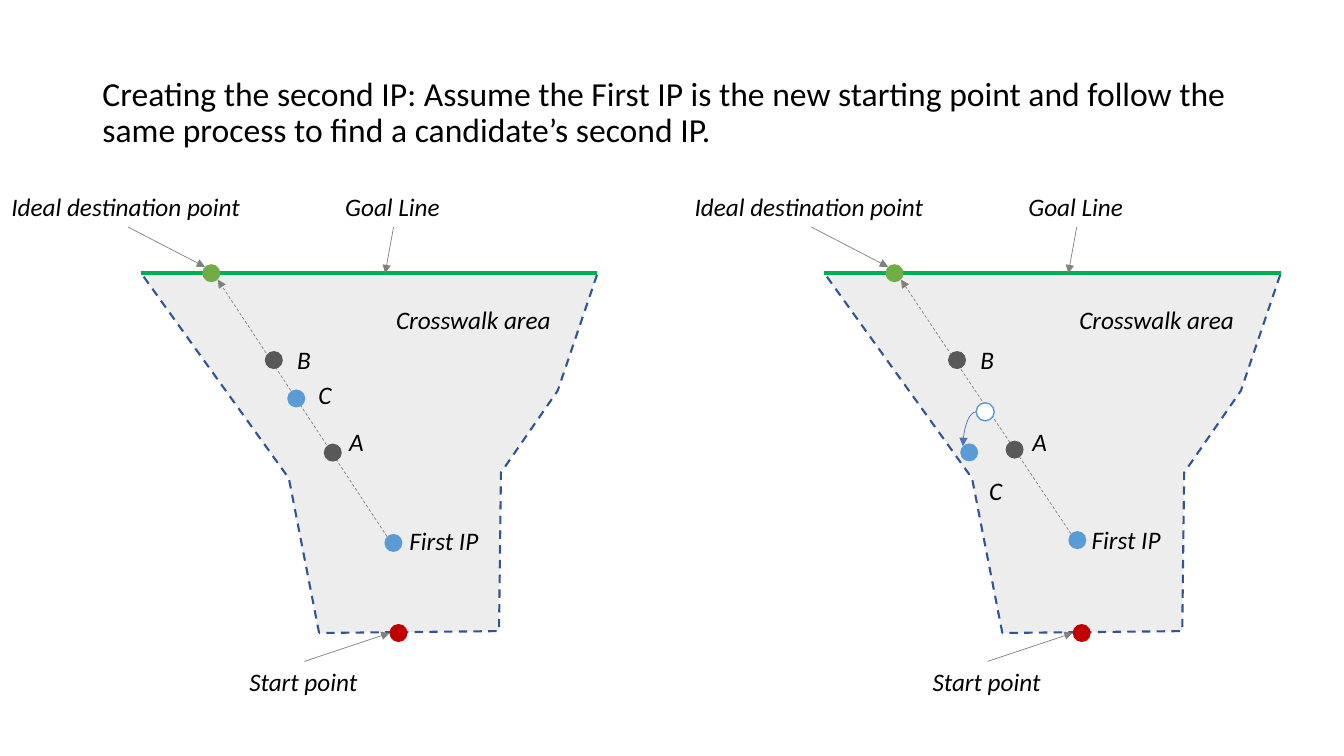
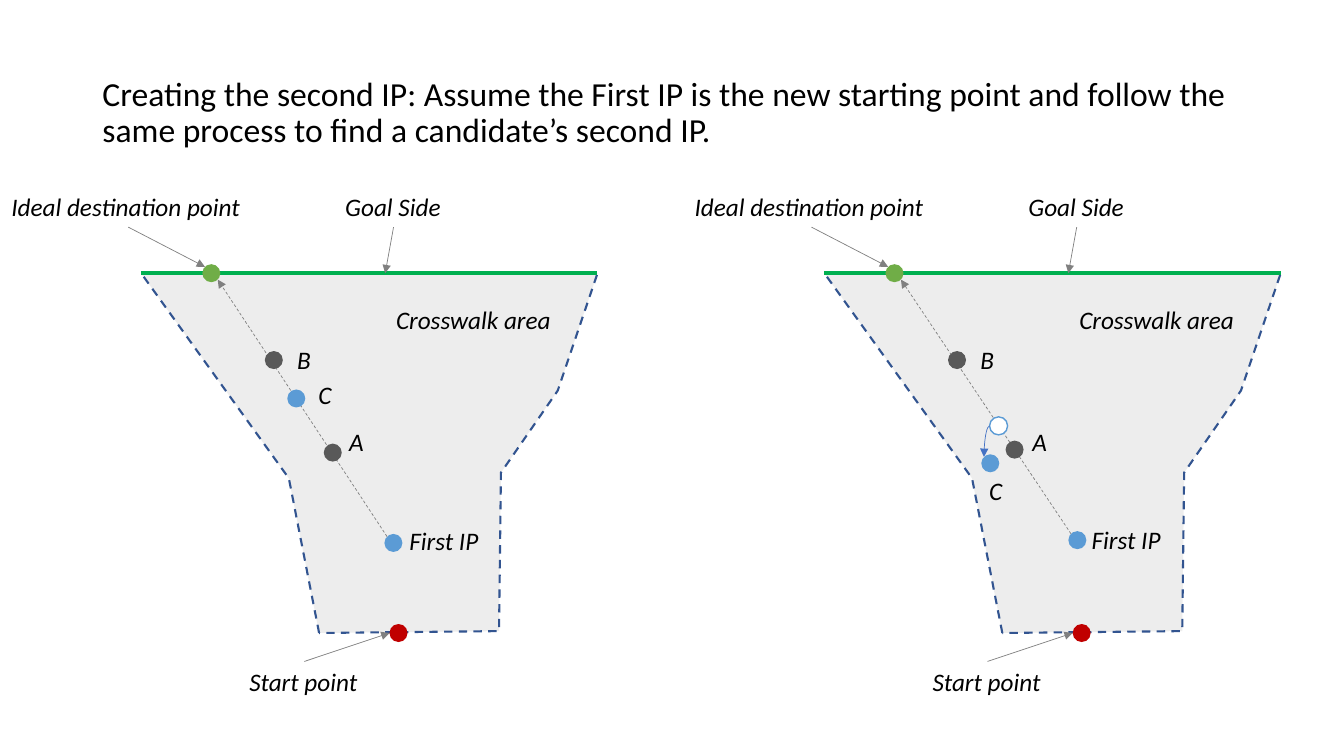
Before and after one commit to adhocmaster/carla-jaywalker-experiments, a slide deck: slide 15 of docs/Soft-Trajectory-Generation.pptx (slide 16 before the commit). Drawn at 1344x756 pixels with LibreOffice and Linux fonts; fonts in the diff are those of the drawing. Boxes give left, top, right and bottom in pixels: in the first picture for what was removed or moved away, otherwise in the second. Text is boxed around its words. In the diff, an @@ line names an element or a change of style, - is before the commit and + after.

```diff
--- a/docs/Soft-Trajectory-Generation.pptx
+++ b/docs/Soft-Trajectory-Generation.pptx
@@ text at (x1=345, y1=198, x2=440, y2=216): text changed @@
-Goal Line
+Goal Side
@@ text at (x1=1028, y1=198, x2=1124, y2=216): text changed @@
-Goal Line
+Goal Side
@@ ellipse moved from (x1=976, y1=403, x2=994, y2=421) to (x1=990, y1=417, x2=1008, y2=436) @@
@@ curved arrow moved from (976, 412) - (963, 447) to (990, 426) - (984, 457) @@
@@ ellipse moved from (x1=961, y1=444, x2=979, y2=462) to (x1=982, y1=455, x2=1000, y2=473) @@
```
Also in this commit, not shown: 15 other slides changed, 2 slides added, 3 slides removed, 11 other files.
